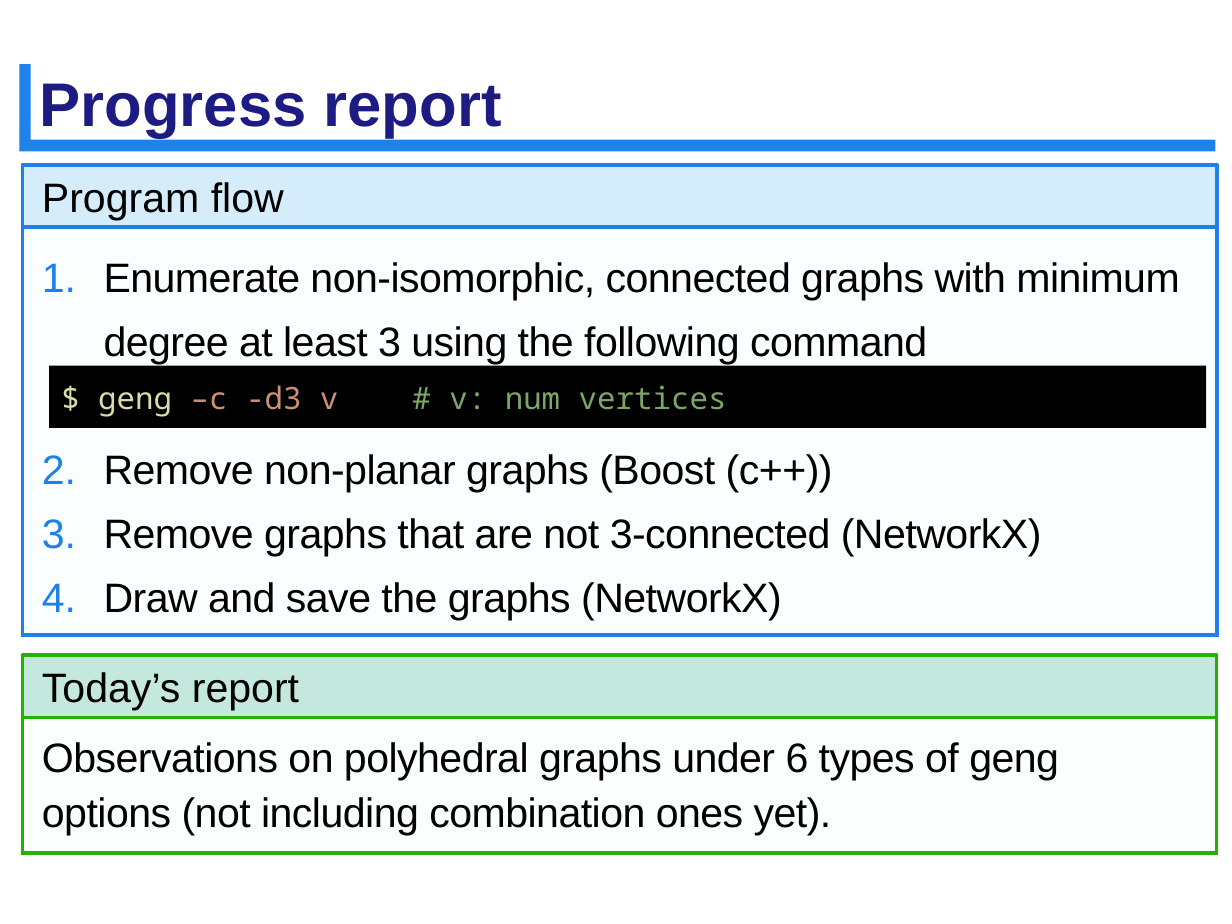
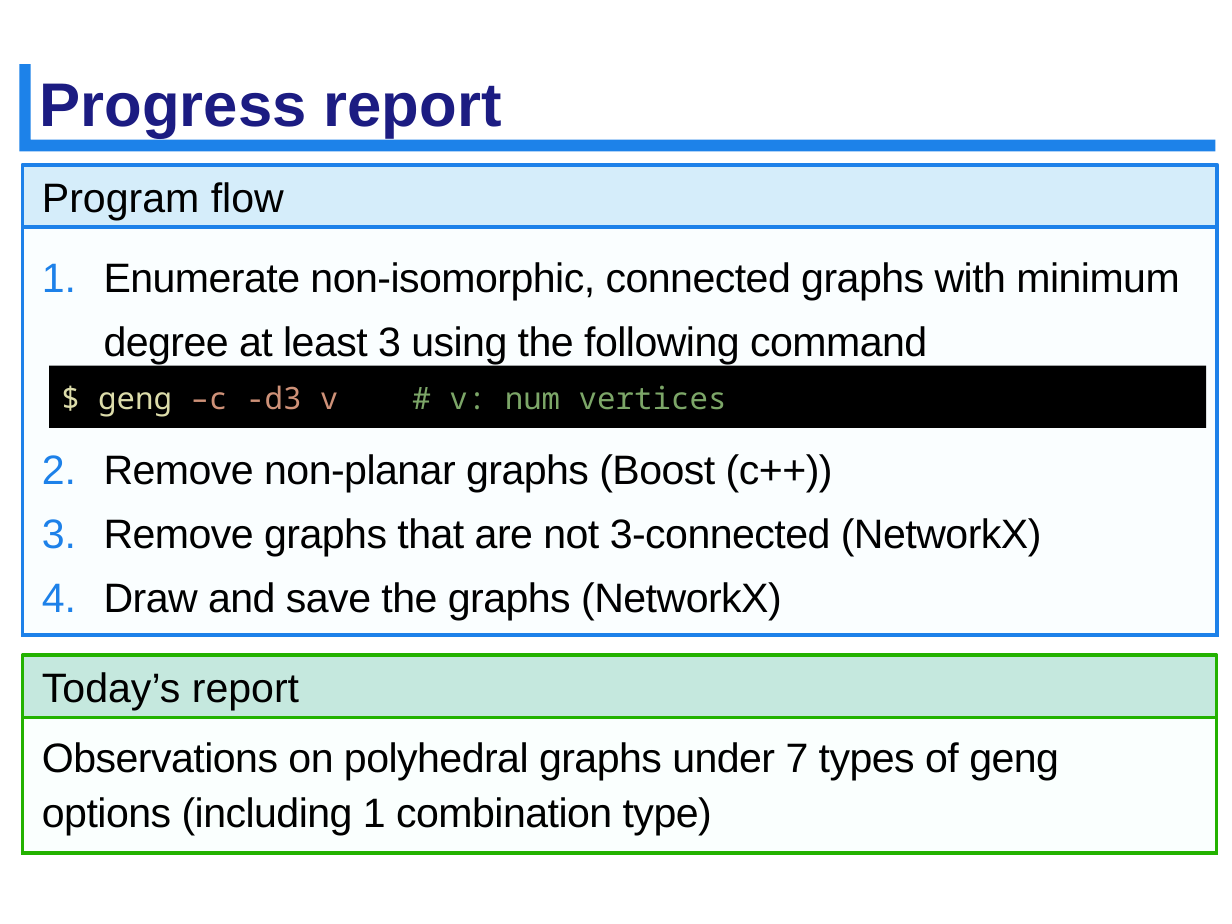
Before and after one commit to ShiotaTakumi/MU2025, a slide deck: slide 2 of slides/2025-05-14_Meeting.pptx. Drawn at 1232x924 pixels with LibreOffice and Linux fonts; fonts in the diff are those of the drawing; background and template pictures are left out. Boxes give left, top, right and bottom in pixels: in the first picture for what was removed or moved away, otherwise in the second. Text is boxed around its words. In the diff, an @@ line names an element or a change of style, - is before the commit and + after.

```diff
--- a/slides/2025-05-14_Meeting.pptx
+++ b/slides/2025-05-14_Meeting.pptx
@@ text in rectangle at box(42, 742, 1059, 835): text changed @@
-Observations on polyhedral graphs under 6 types of geng options (not including combination ones yet).
+Observations on polyhedral graphs under 7 types of geng options (including 1 combination type)
```
Also in this commit, not shown: 1 slide added.
